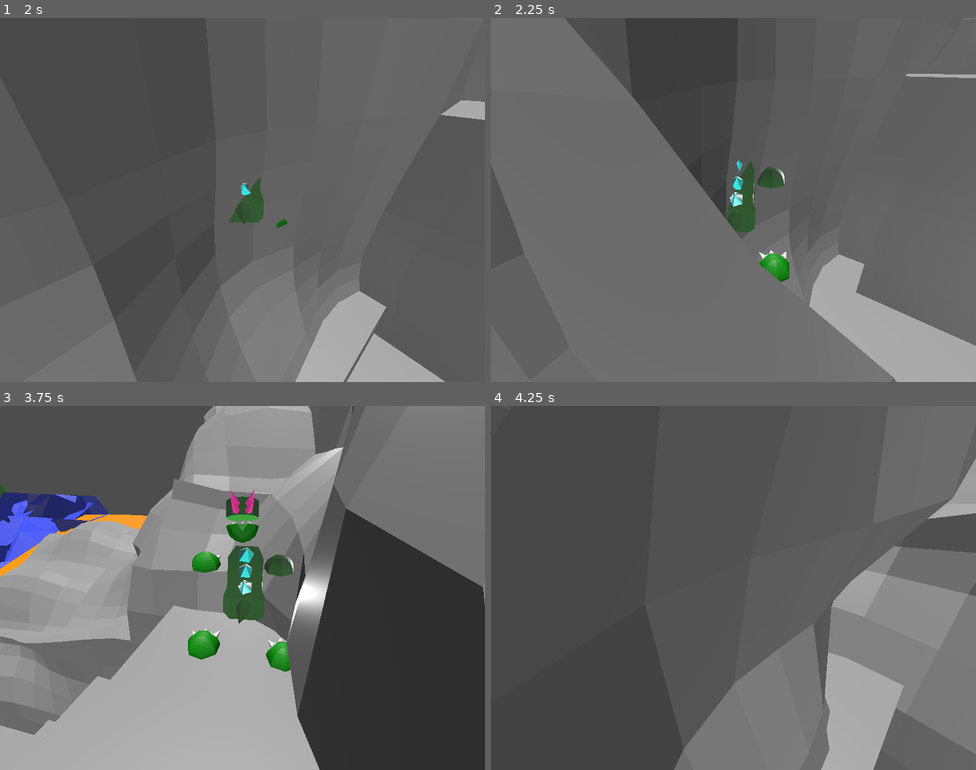
Above: before the commit, frames 1-4 (two rows, left to right).
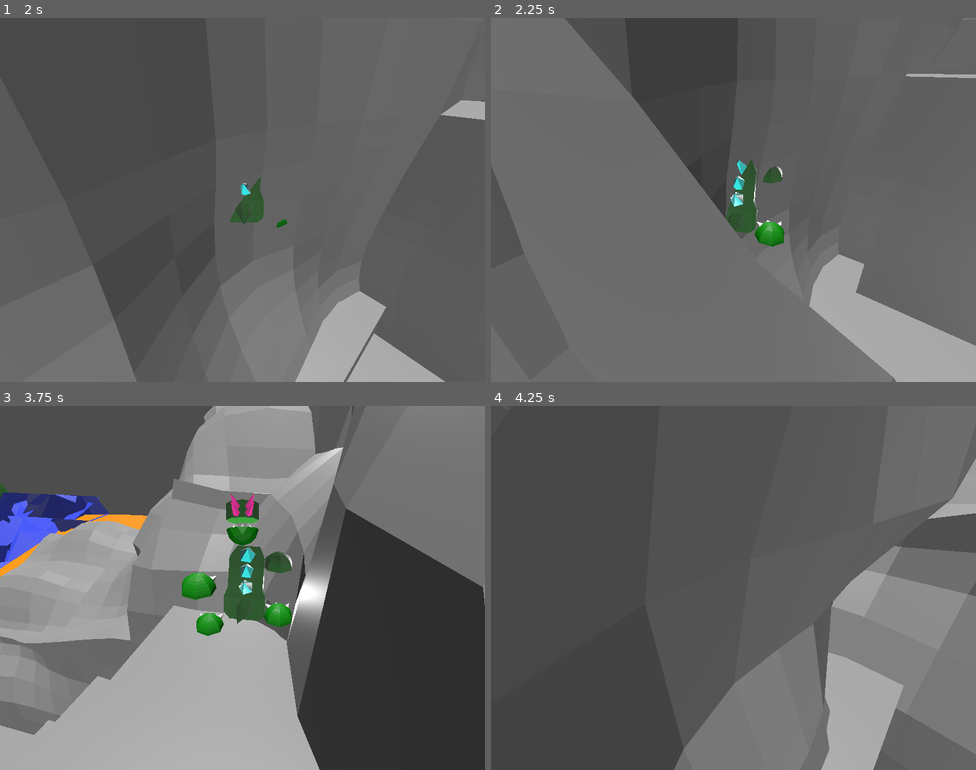
Above: after the commit, the same moments.

Repository: bazylevnik0/dinokid
Game: Godot game, scene res://mom-intro.tscn
The game is run twice, just before and just after one commit, with the same random seed, the same clock (stepped at 60 frames per second) and the same inputs. Video files are missing from this copy of the repository; at most half a second of black plays in their place.
Inputs:
- Up to frame 1 (2 s): hold Right (move_right) 0.53-1.28 s; tap Z (key_a) at 0.6 s; tap Space (jump) at 0.77, 1.52 s; hold Down (move_backward) from 1.28 s (still down); tap X (key_b) at 1.35 s
- Up to frame 2 (2.25 s): release Down (move_backward) at 2.03 s; hold Right (move_right) from 2.03 s (still down); tap Z (key_a) at 2.1 s
- Up to frame 3 (3.75 s): release Right (move_right) at 2.78 s; hold Up (move_forward) 2.78-3.53 s; tap X (key_b) at 2.85 s; tap Space (jump) at 3.02 s; hold Left (move_left) from 3.53 s (still down); tap Z (key_a) at 3.6 s
- Up to frame 4 (4.25 s): keep holding Left (move_left); tap Space (jump) at 3.77 s

Frame 1 is identical in both runs. In frame 2, 1.0% of the frame differs, in the area x 48-62%, y 38-73%; in frame 3, 2.6%, in the area x 37-61%, y 23-73%; in frame 4, nothing differs.
Error in both runs: Attempt to call function 'play' in base 'null instance' on a null instance. (res://Player.gd:18)

Commit message:
add sound of walking

Diff:
--- a/Player.gd
+++ b/Player.gd
@@ -24,7 +24,10 @@
 		rotation.y += PI/180
 
 	if Input.is_action_pressed("move_backward"):
-		$Dino/AnimationPlayer.play("Animation")
+		if is_on_floor():
+			$Dino/AnimationPlayer.play("Animation")
+			if not $AudioStreamPlayer3D.playing :
+				$AudioStreamPlayer3D.play()
 		target_speed -= 0.1;
 		if target_speed <= max_speed_backward :
 			target_speed = max_speed_backward;
@@ -33,7 +36,10 @@
 		target_speed = 0
 
 	if Input.is_action_pressed("move_forward"):
-		$Dino/AnimationPlayer.play("Animation")
+		if is_on_floor():
+			$Dino/AnimationPlayer.play("Animation")
+			if not $AudioStreamPlayer3D.playing :
+				$AudioStreamPlayer3D.play()
 		target_speed += 0.1;
 		if target_speed >= max_speed_forward :
 			target_speed = max_speed_forward
--- a/dino.tscn
+++ b/dino.tscn
@@ -1,8 +1,9 @@
-[gd_scene load_steps=5 format=3 uid="uid://b4wudneakgx1g"]
+[gd_scene load_steps=6 format=3 uid="uid://b4wudneakgx1g"]
 
 [ext_resource type="PackedScene" uid="uid://bn874pbplopjf" path="res://dino.glb" id="1_abwe3"]
 [ext_resource type="Script" path="res://Player.gd" id="1_igx1c"]
 [ext_resource type="PackedScene" uid="uid://tprxuqeehm8f" path="res://dino_jump.glb" id="3_d8ijg"]
+[ext_resource type="AudioStream" uid="uid://bf7um3epvtqy2" path="res://stepping.wav" id="4_0hx34"]
 
 [sub_resource type="BoxShape3D" id="BoxShape3D_eftsy"]
 size = Vector3(5, 10, 5)
@@ -46,3 +47,6 @@
 
 [node name="Camera3D" type="Camera3D" parent="Player"]
 transform = Transform3D(-3.78552e-08, -0.5, 0.866025, -2.18557e-08, 0.866025, 0.5, -1, 0, -4.37114e-08, 12.495, 11.6736, 0)
+
+[node name="AudioStreamPlayer3D" type="AudioStreamPlayer3D" parent="Player"]
+stream = ExtResource("4_0hx34")
Not shown, added: stepping.mp3.import
Not shown, added: stepping.wav.import
Not shown, added: stepping.mp3
Not shown, added: stepping.wav
